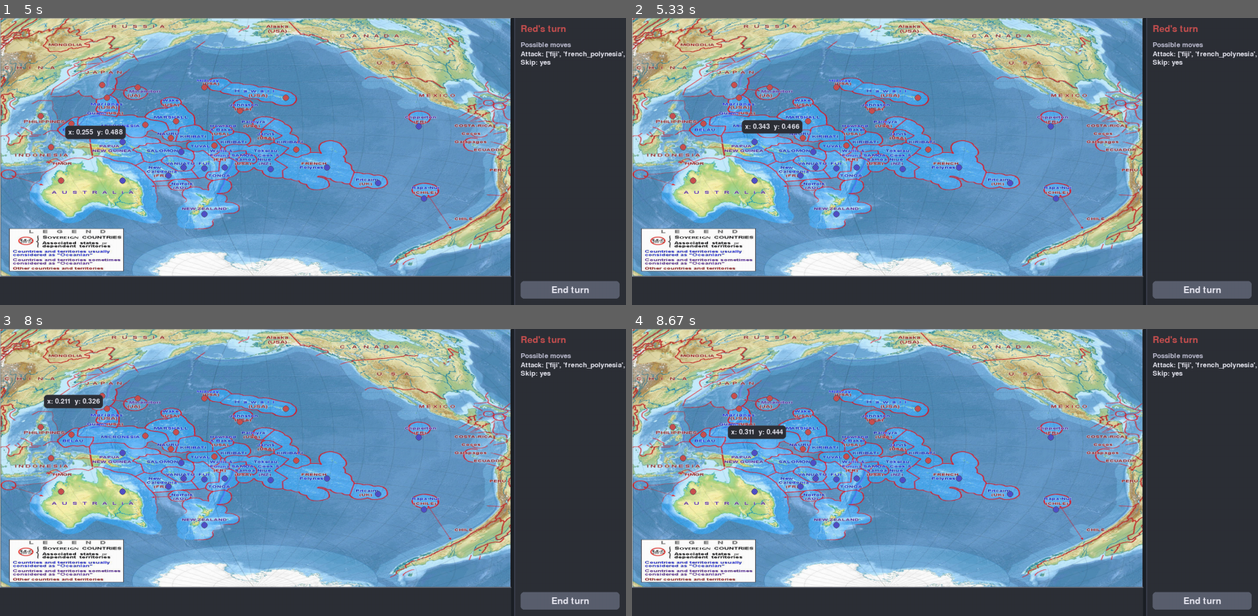
Above: before the commit, frames 1-4 (two rows, left to right).
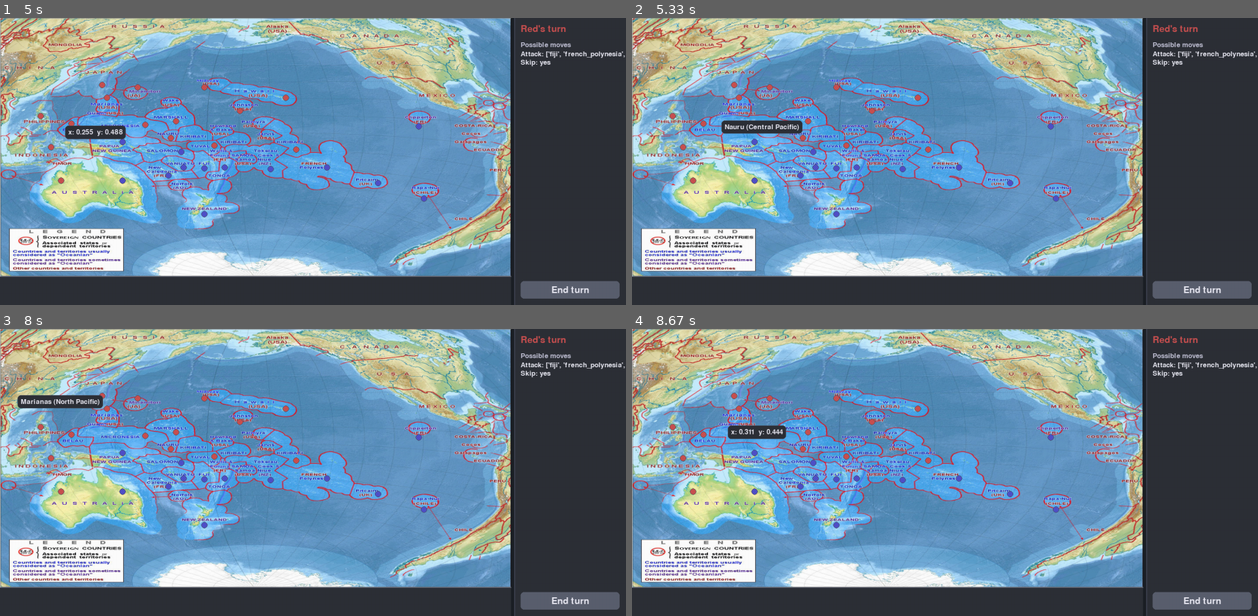
Above: after the commit, the same moments.

Repository: cecil185/axis
Game: pygame game, started from src/game.py
Same seed, same stepped clock (60 frames per second), same inputs: the game is played once before the commit and once after it.
Inputs (mouse positions are in pixels of both pictures, inside the frame that each line leads up to):
- Up to frame 1 (5 s): click (513, 152) at 0.38 s; click (319, 178) at 0.72 s; click (118, 118) at 1.05 s; click (544, 261) at 1.38 s; click (325, 63) at 1.72 s; click (281, 236) at 2.05 s; click (294, 112) at 2.38 s; click (225, 101) at 2.72 s; click (475, 135) at 3.05 s; click (507, 152) at 3.38 s; click (444, 109) at 3.72 s; click (131, 106) at 4.05 s; click (338, 150) at 4.38 s; click (131, 144) at 4.72 s
- Up to frame 2 (5.33 s): click (807, 138) at 5.05 s
- Up to frame 3 (8 s): click (125, 578) at 5.38 s; click (212, 377) at 5.72 s; click (250, 461) at 6.05 s; click (162, 395) at 6.38 s; click (425, 567) at 6.72 s; click (275, 386) at 7.05 s; click (194, 544) at 7.38 s; click (106, 412) at 7.72 s
- Up to frame 4 (8.67 s): click (1145, 406) at 8.05 s; click (788, 443) at 8.38 s

Frame 1 is identical in both runs. In frame 2, 0.3% of the frame differs, in the area x 14-28%, y 35-41%; in frame 3, 0.4%, in the area x 2-17%, y 22-28%; in frame 4, nothing differs.

Commit message:
Show territory name and region in hover tooltip (axis-852)
Tooltip now shows e.g. "Hawaii (North Pacific)" when hovering a
territory marker; falls back to x/y fractions when hovering empty map.

Co-Authored-By: Claude Sonnet 4.6 <noreply@anthropic.com>

Diff:
--- a/src/game.py
+++ b/src/game.py
@@ -13,6 +13,7 @@
     is_game_over,
     map_position,
     owner,
+    region,
     set_owner,
     territory_at_point,
     TerritoryId,
@@ -123,16 +124,20 @@
     mouse_pos: tuple[int, int],
     font: pygame.font.Font,
 ) -> None:
-    """Draw a hover popup with x,y fractions (0–1) when cursor is over the map."""
+    """Draw a hover popup: territory name+region when over a marker, else x,y fractions."""
     if not map_rect.collidepoint(mouse_pos):
         return
     mx, my, mw, mh = map_rect.x, map_rect.y, map_rect.w, map_rect.h
     px, py = mouse_pos[0], mouse_pos[1]
-    x_frac = (px - mx) / mw
-    y_frac = (py - my) / mh
-    x_frac = max(0.0, min(1.0, x_frac))
-    y_frac = max(0.0, min(1.0, y_frac))
-    text = f"x: {x_frac:.3f}  y: {y_frac:.3f}"
+    tid = territory_at_point((mx, my, mw, mh), px, py, MARKER_RADIUS + 4)
+    if tid is not None:
+        text = f"{display_name(tid)} ({region(tid)})"
+    else:
+        x_frac = (px - mx) / mw
+        y_frac = (py - my) / mh
+        x_frac = max(0.0, min(1.0, x_frac))
+        y_frac = max(0.0, min(1.0, y_frac))
+        text = f"x: {x_frac:.3f}  y: {y_frac:.3f}"
     label = font.render(text, True, TEXT_COLOR)
     pad = 8
     tw, th = label.get_size()
